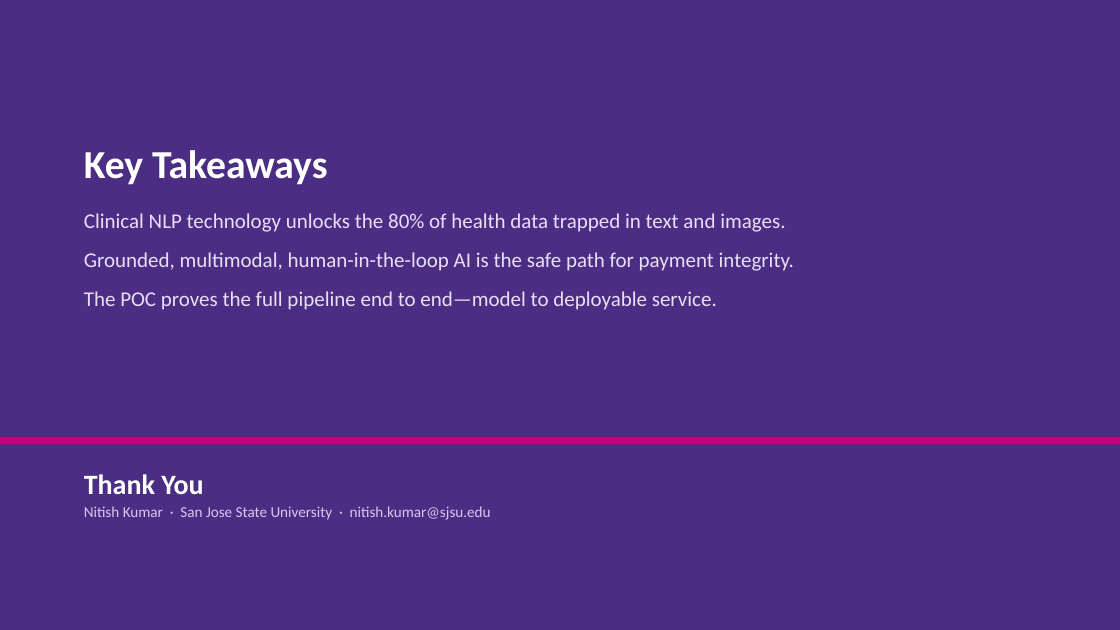
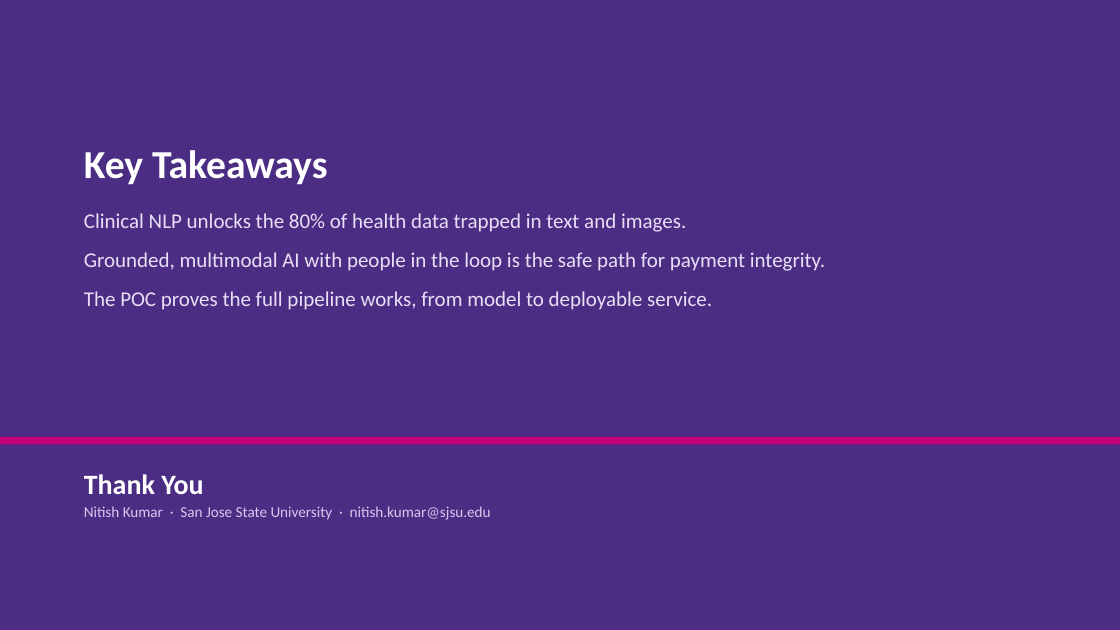
Before and after one commit to nitishhrms/cotiviti-intern-assessment, a slide deck: slide 8 of deliverables/Nitish_Kumar_Presentation.pptx. Drawn at 1120x630 pixels with LibreOffice and Linux fonts; fonts in the diff are those of the drawing. Boxes give left, top, right and bottom in pixels: in the first picture for what was removed or moved away, otherwise in the second. Text is boxed around its words. In the diff, an @@ line names an element or a change of style, - is before the commit and + after.

```diff
--- a/deliverables/Nitish_Kumar_Presentation.pptx
+++ b/deliverables/Nitish_Kumar_Presentation.pptx
@@ text at <box>84,213,825,310</box>: text changed @@
-Clinical NLP technology unlocks the 80% of health data trapped in text and images.
-Grounded, multimodal, human-in-the-loop AI is the safe path for payment integrity.
-The POC proves the full pipeline end to end—model to deployable service.
+Clinical NLP unlocks the 80% of health data trapped in text and images.
+Grounded, multimodal AI with people in the loop is the safe path for payment integrity.
+The POC proves the full pipeline works, from model to deployable service.
```
Also in this commit, not shown: 6 other slides changed, 1 other file.
